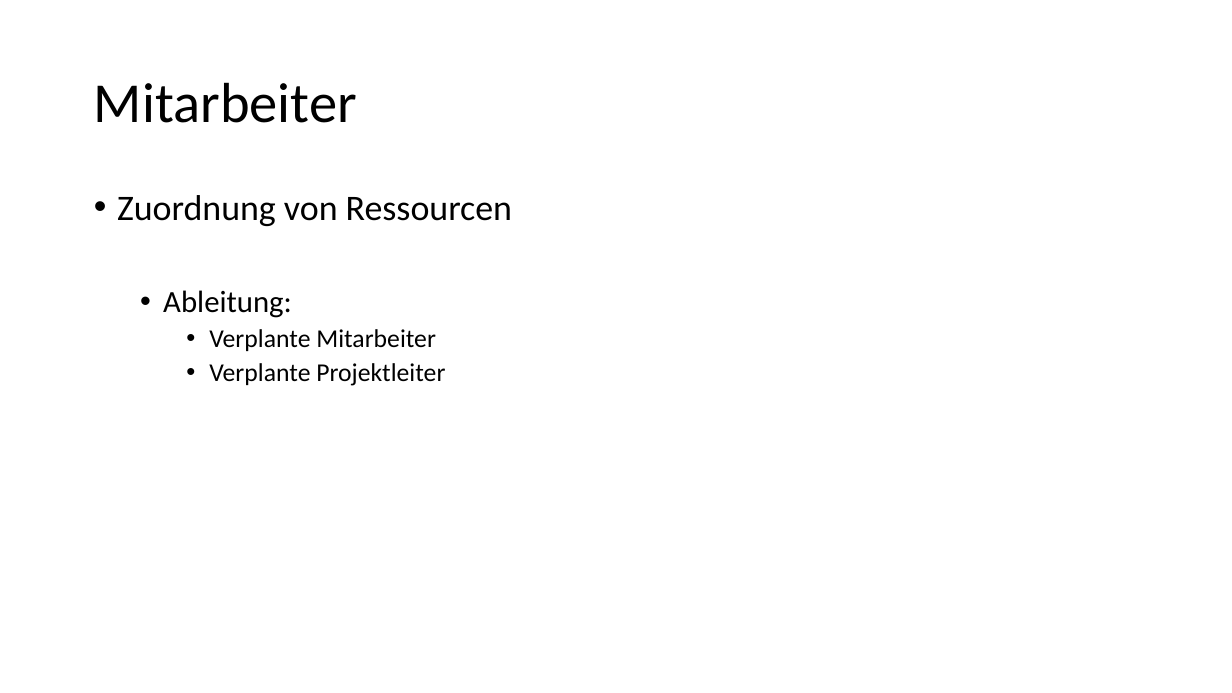
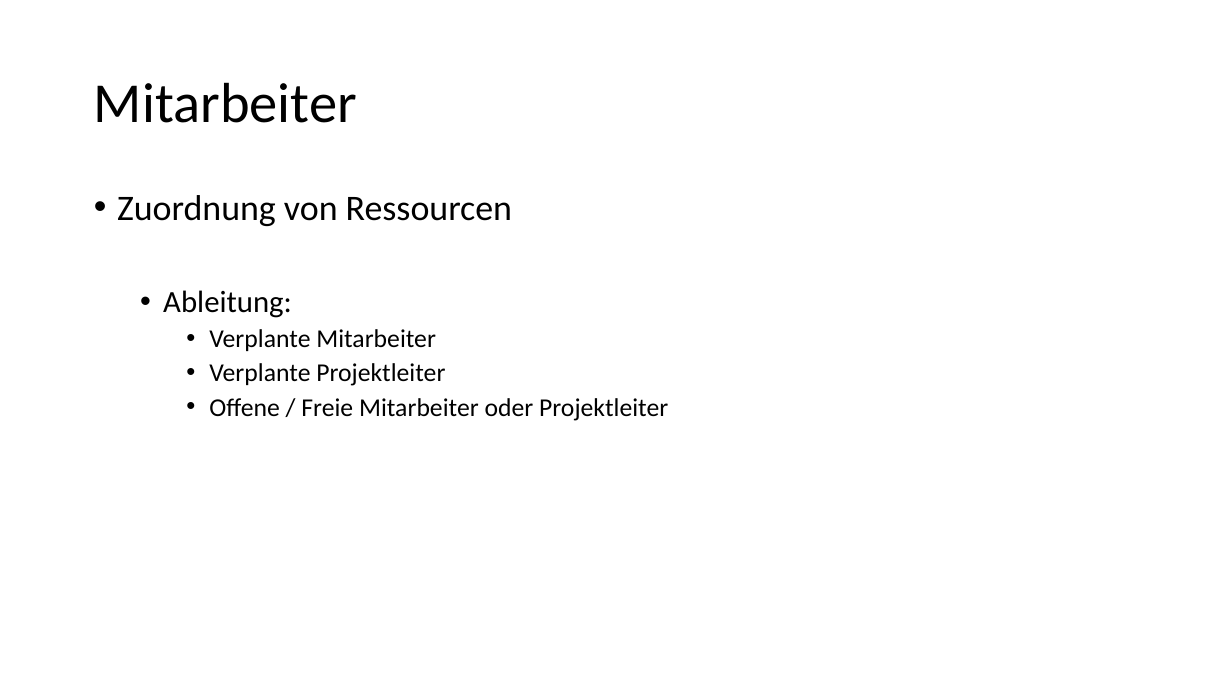
Before and after one commit to Masterarth/PM, a slide deck: slide 12 of documents/projectmanagement/Praesentationen/Vorstellung_28ster.pptx. Drawn at 1232x693 pixels with LibreOffice and Linux fonts; fonts in the diff are those of the drawing. Boxes give left, top, right and bottom in pixels: in the first picture for what was removed or moved away, otherwise in the second. Text is boxed around its words. In the diff, an @@ line names an element or a change of style, - is before the commit and + after.

```diff
--- a/documents/projectmanagement/Praesentationen/Vorstellung_28ster.pptx
+++ b/documents/projectmanagement/Praesentationen/Vorstellung_28ster.pptx
@@ text at [209, 398, 668, 421]: paragraph added @@
+    • Offene / Freie Mitarbeiter oder Projektleiter
```
Also in this commit, not shown: 2 other files.
